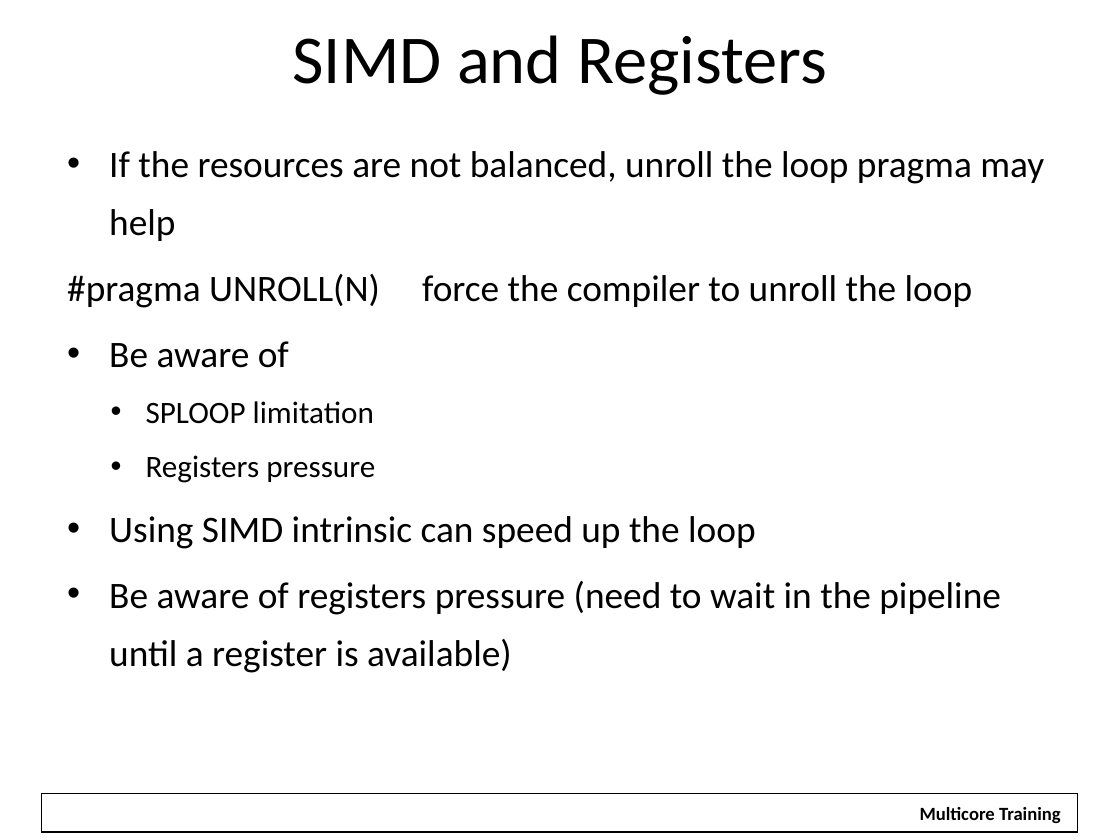
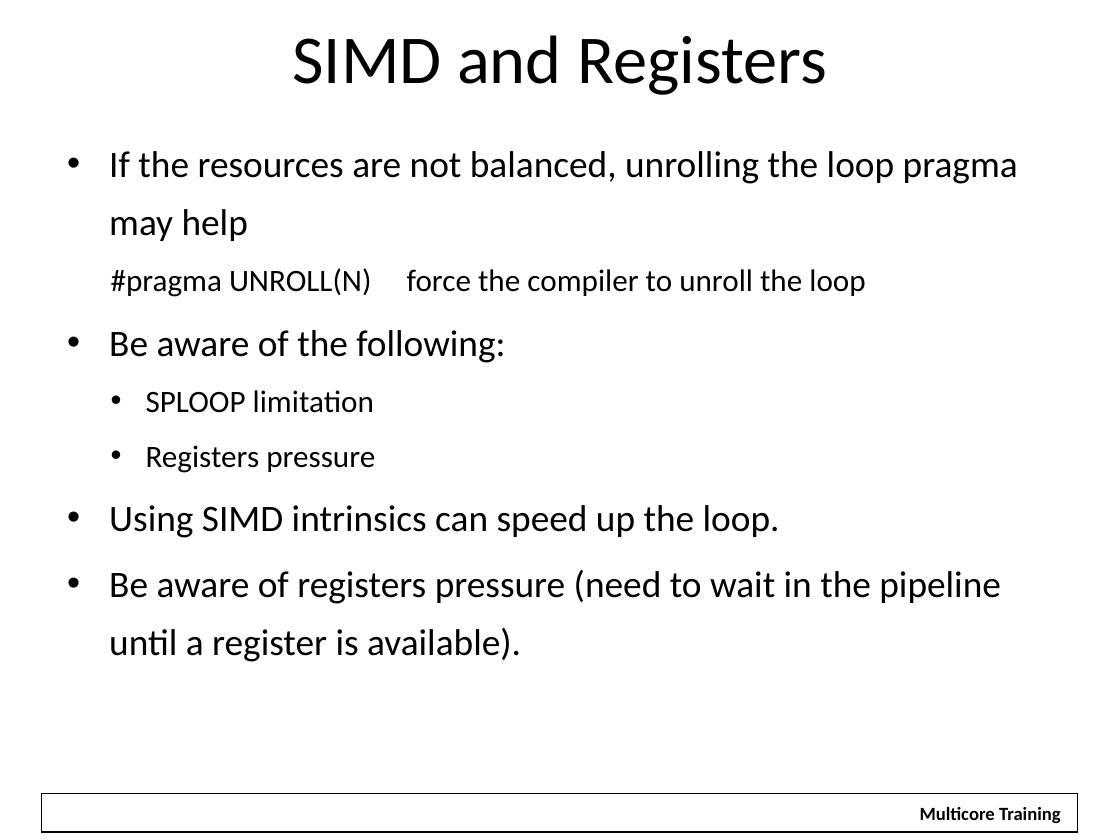
Before and after one commit to hari1989/keystone-workshop, a slide deck: slide 51 of preliminary/Working/presentations/KeyStone Optimization.pptx (slide 50 before the commit). Drawn at 1120x840 pixels with LibreOffice and Linux fonts; fonts in the diff are those of the drawing; background and template pictures are left out. Boxes give left, top, right and bottom in pixels: in the first picture for what was removed or moved away, otherwise in the second. Text is boxed around its words. In the diff, an @@ line names an element or a change of style, - is before the commit and + after.

```diff
--- a/preliminary/Working/presentations/KeyStone Optimization.pptx
+++ b/preliminary/Working/presentations/KeyStone Optimization.pptx
@@ text at box(109, 151, 1018, 241): text changed @@
-• If the resources are not balanced, unroll the loop pragma may help
+• If the resources are not balanced, unrolling the loop pragma may help
@@ text at box(111, 268, 865, 297): size 24 to 20 pt in "#pragma UNROLL(N) force the compiler to unroll ..."; list level 1 to 2 in "#pragma UNROLL(N) force the compiler ..." @@
@@ text at box(109, 330, 505, 363): text changed @@
-• Be aware of
+• Be aware of the following:
@@ text at box(109, 505, 1001, 662): text changed @@
-• Using SIMD intrinsic can speed up the loop
-• Be aware of registers pressure (need to wait in the pipeline until a register is available)
+• Using SIMD intrinsics can speed up the loop.
+• Be aware of registers pressure (need to wait in the pipeline until a register is available).
```
Also in this commit, not shown: 49 other slides changed, 2 slides added, 1 slide removed.
